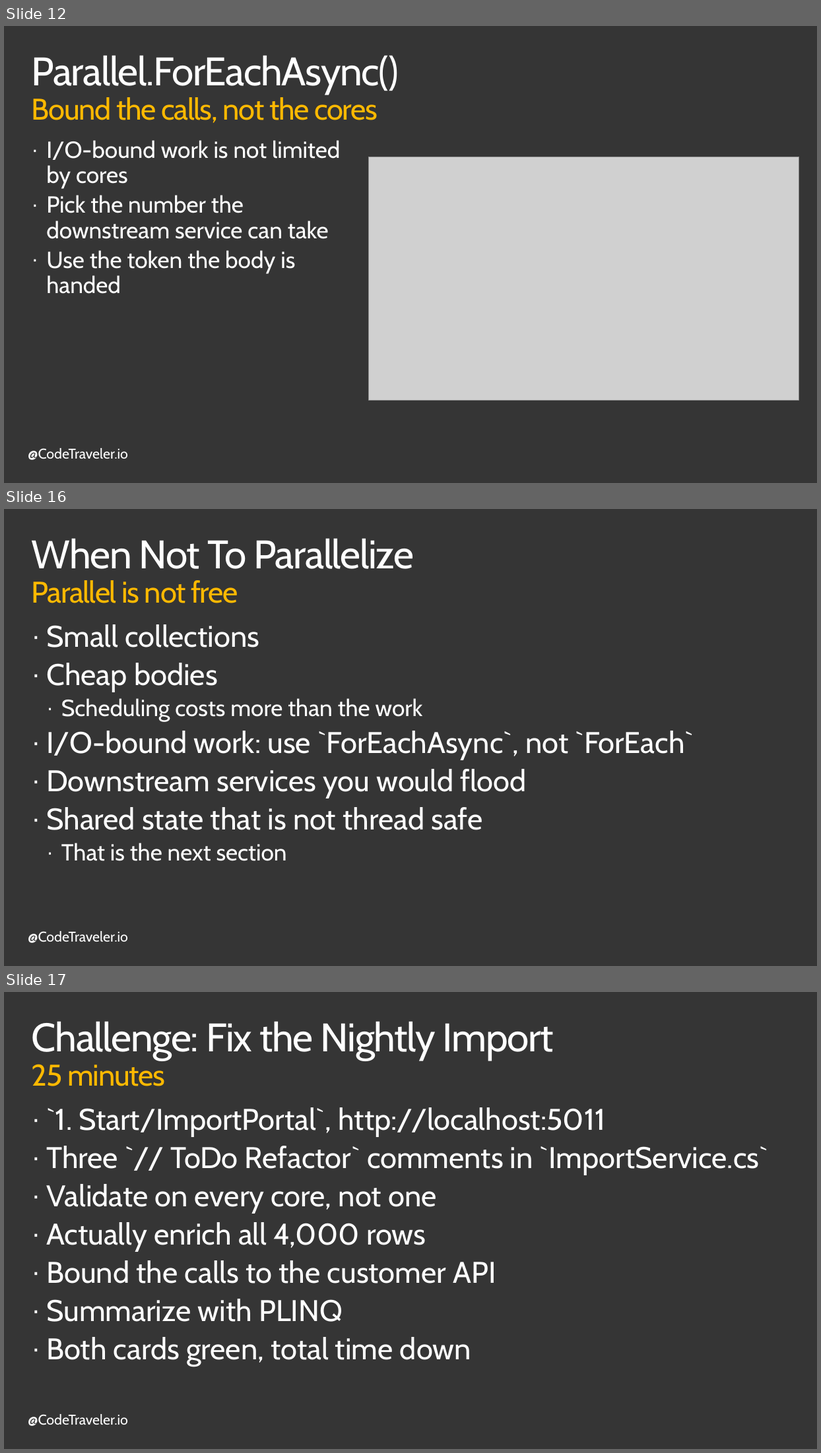
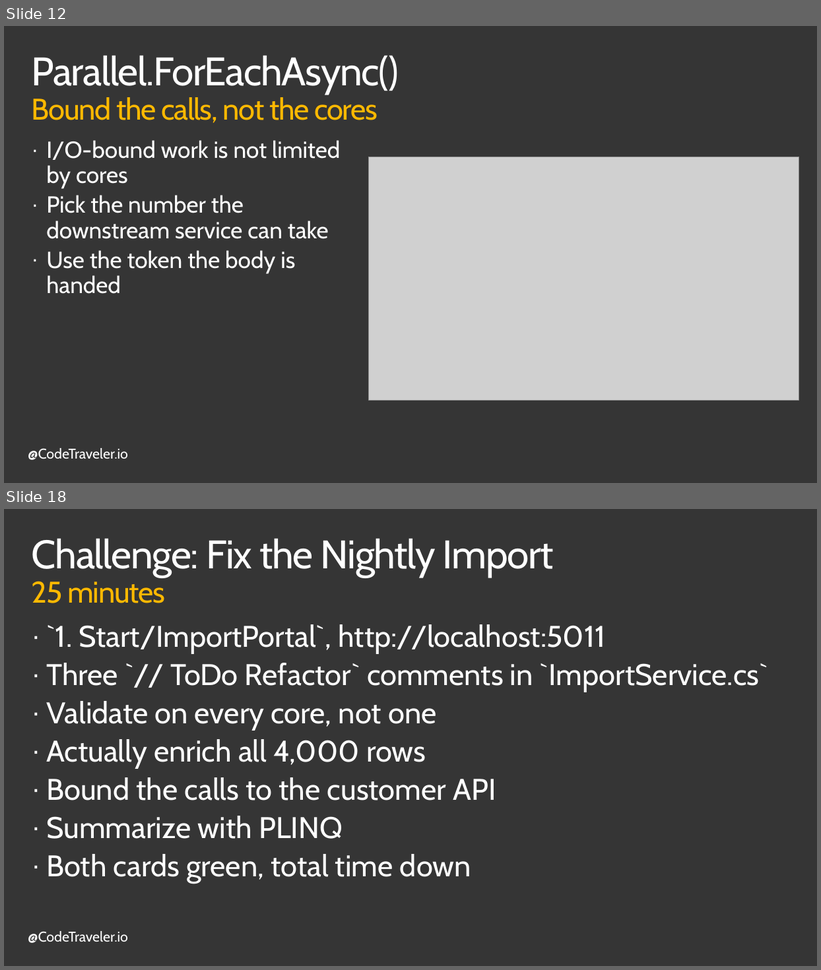
Before and after one commit to TheCodeTraveler/BecomeAnExpertWithAsyncAwait, a slide deck: 7. Data Parallelism/DataParallelism.pptx. Shown one above the other, each under a label of ours: slides 12, 16 and 17 before the commit, slides 12 and 18 after it; the slides between them are not shown. The pictures are 821x1453 and 821x970 pixels, drawn with LibreOffice and Linux fonts; fonts in the diff are those of the drawing; grey boxes stand for pictures; background and template pictures are left out. Boxes give left, top, right and bottom in pixels: in the first picture for what was removed or moved away, otherwise in the second. Text is boxed around its words. In the diff, an @@ line names an element or a change of style, - is before the commit and + after.

```diff
--- a/7. Data Parallelism/DataParallelism.pptx
+++ b/7. Data Parallelism/DataParallelism.pptx
@@ slide 16 removed at box(4, 509, 817, 966), background #353535; not listed: 1 template element that a slide beside it also shows @@
@@ title removed at box(32, 538, 415, 603) @@
-When Not To Parallelize
-Parallel is not free
@@ text removed at box(46, 625, 694, 861) @@
-· Small collections
-· Cheap bodies
-  · Scheduling costs more than the work
-· I/O-bound work: use `ForEachAsync`, not `ForEach`
-· Downstream services you would flood
-· Shared state that is not thread safe
-  · That is the next section
@@ what was slide 17 is now slide 18 @@
```
Also in this commit, not shown: 3 slides changed, 2 slides added.
